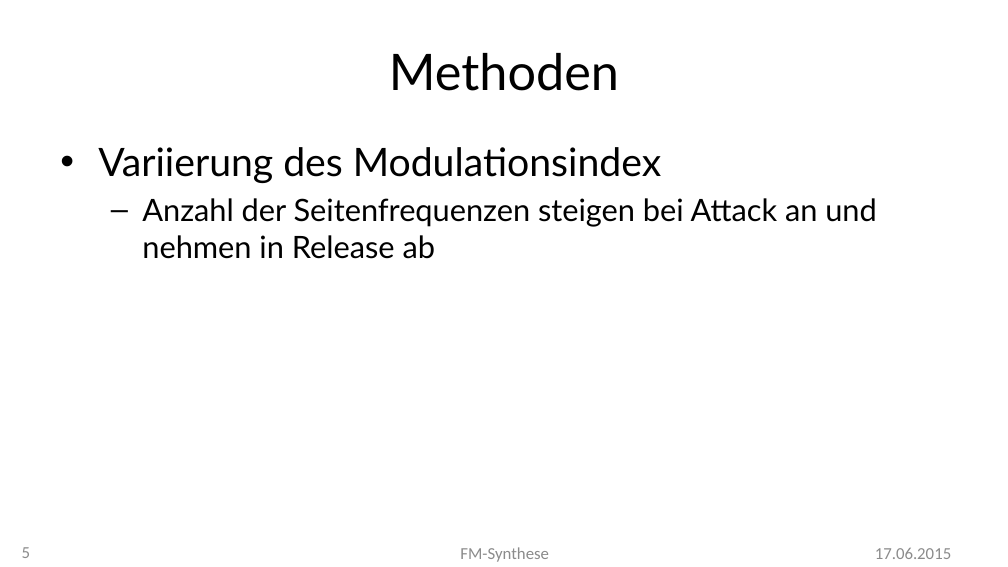
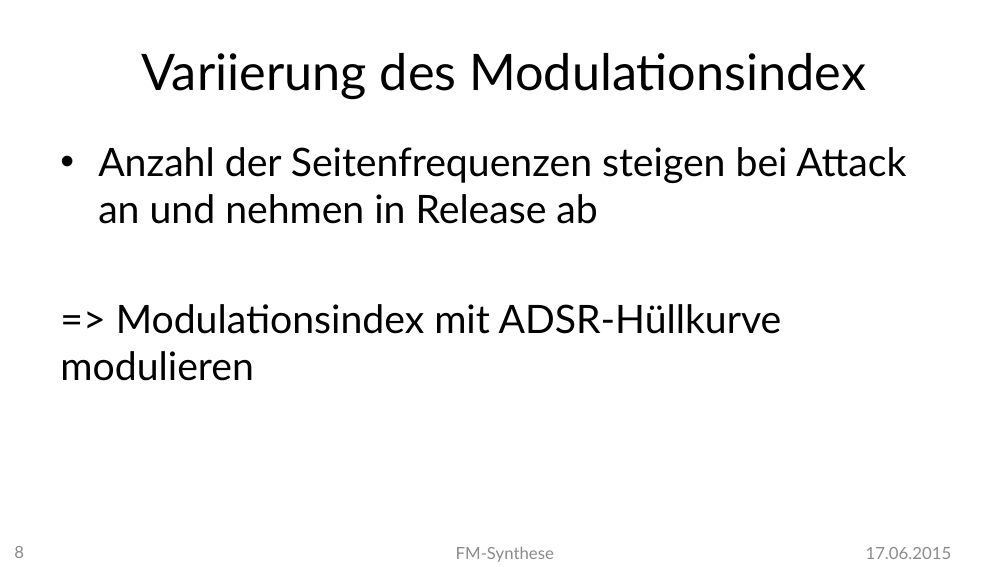
Before and after one commit to MBulli/VSeminar, a slide deck: slide 8 of Praesentation/FMSynthese-Gary.pptx (slide 5 before the commit). Drawn at 1008x567 pixels with LibreOffice and Linux fonts; fonts in the diff are those of the drawing; background and template pictures are left out. Boxes give left, top, right and bottom in pixels: in the first picture for what was removed or moved away, otherwise in the second. Text is boxed around its words. In the diff, an @@ line names an element or a change of style, - is before the commit and + after.

```diff
--- a/Praesentation/FMSynthese-Gary.pptx
+++ b/Praesentation/FMSynthese-Gary.pptx
@@ title at bbox=[142, 53, 866, 98]: text changed; text colour #2A2A2A to #000000 @@
-Methoden
+Variierung des Modulationsindex
@@ text at bbox=[98, 147, 661, 183]: paragraph removed @@
-• Variierung des Modulationsindex
@@ text at bbox=[98, 147, 906, 224]: size 22 to 28 pt, text colour #2A2A2A to #000000 in "Anzahl der Seitenfrequenzen steigen bei Attack an ..."; bullet – to •; list level 2 to 1 in "Anzahl der Seitenfrequenzen steigen bei ..." @@
@@ text at bbox=[60, 304, 782, 381]: paragraph added @@
+=> Modulationsindex mit ADSR-Hüllkurve modulieren
@@ text "FM-Synthese" at bbox=[456, 546, 554, 562]: font Calibri to Lato, text colour #8E8E8E to #8C8C8C @@
@@ text "17.06.2015" at bbox=[866, 547, 952, 559]: font Calibri to Lato, text colour #8E8E8E to #8C8C8C @@
@@ page number at bbox=[14, 546, 24, 558]: text changed; font Calibri to Lato; text colour #8E8E8E to #8C8C8C @@
-5
+8
```
Also in this commit, not shown: 5 other slides changed, 15 slides added, 9 other files.
